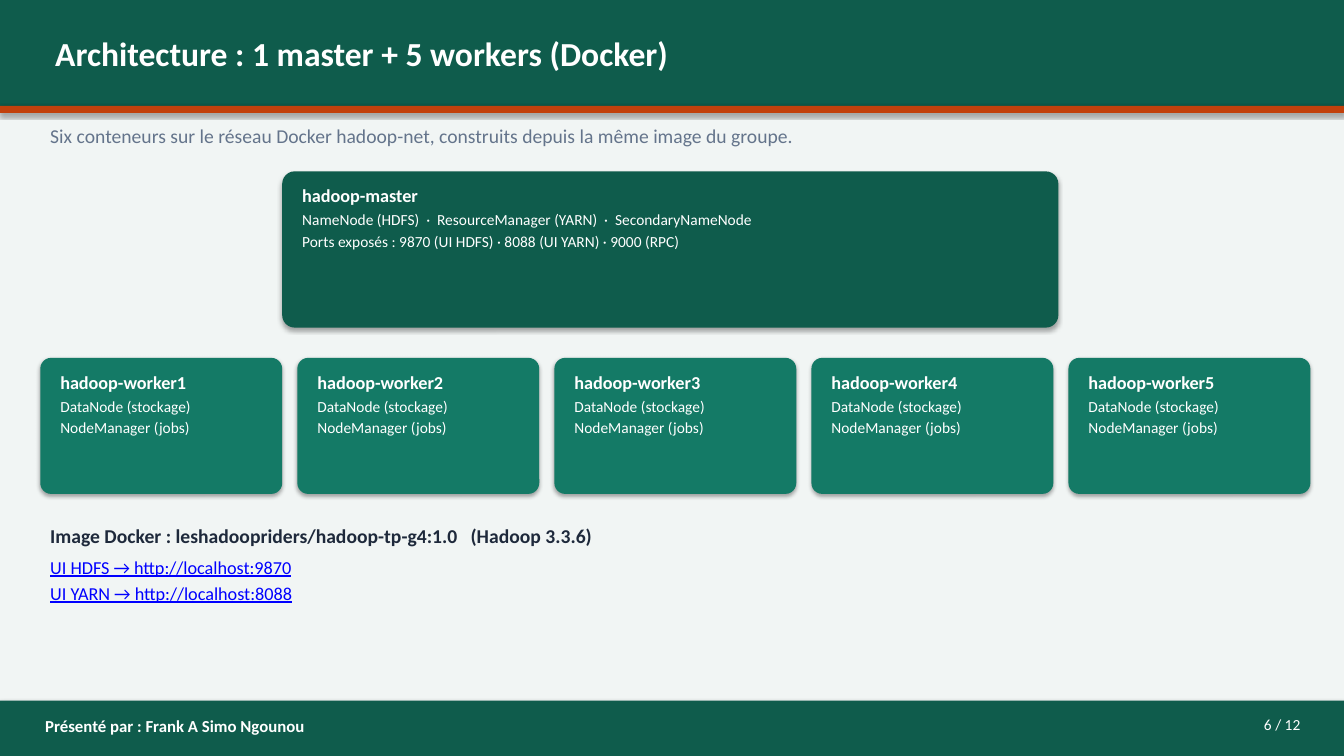
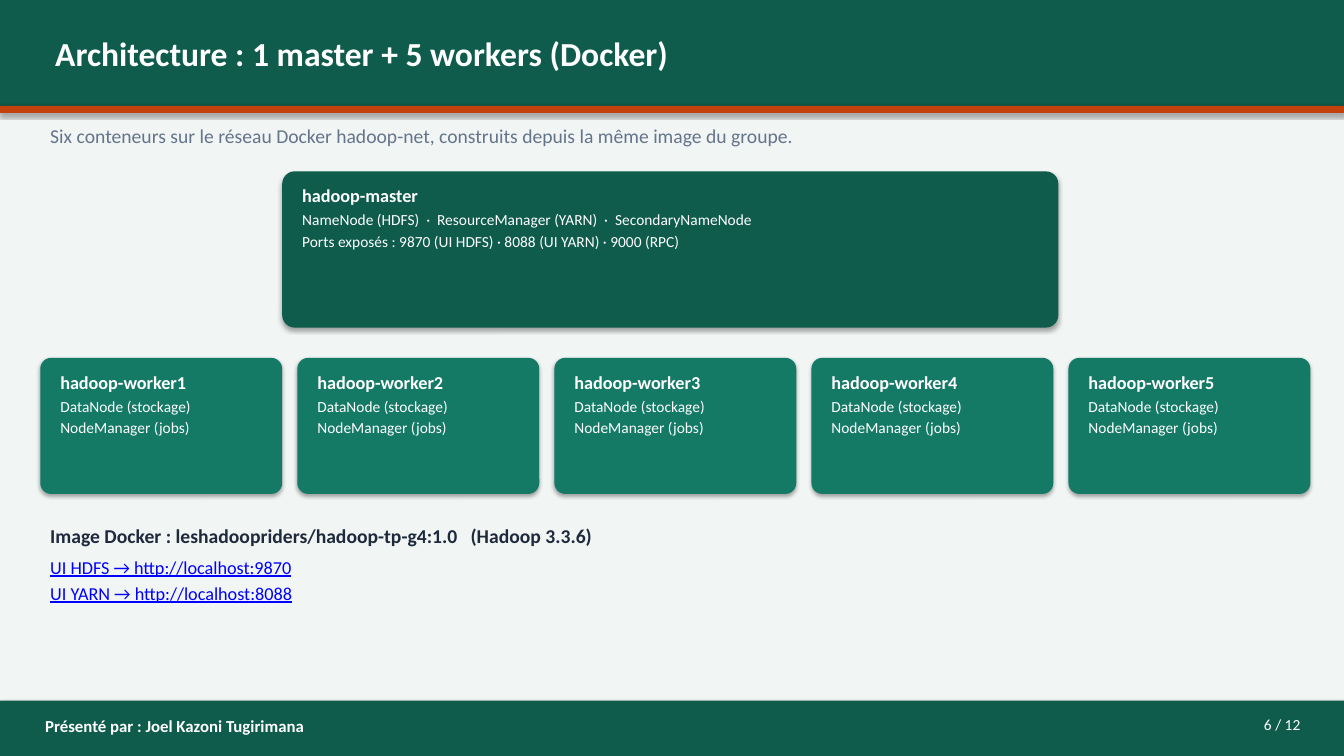
Before and after one commit to asinyopetro/Les_Hadoop_Riders_G4, a slide deck: slide 6 of presentation/PRESENTATION-G4-Les_Hadoop_Riders.pptx. Drawn at 1344x756 pixels with LibreOffice and Linux fonts; fonts in the diff are those of the drawing. Boxes give left, top, right and bottom in pixels: in the first picture for what was removed or moved away, otherwise in the second. Text is boxed around its words. In the diff, an @@ line names an element or a change of style, - is before the commit and + after.

```diff
--- a/presentation/PRESENTATION-G4-Les_Hadoop_Riders.pptx
+++ b/presentation/PRESENTATION-G4-Les_Hadoop_Riders.pptx
@@ text at [45, 720, 304, 735]: text changed @@
-Présenté par : Frank A Simo Ngounou
+Présenté par : Joel Kazoni Tugirimana
```
Also in this commit, not shown: 8 other slides changed, 3 other files.
